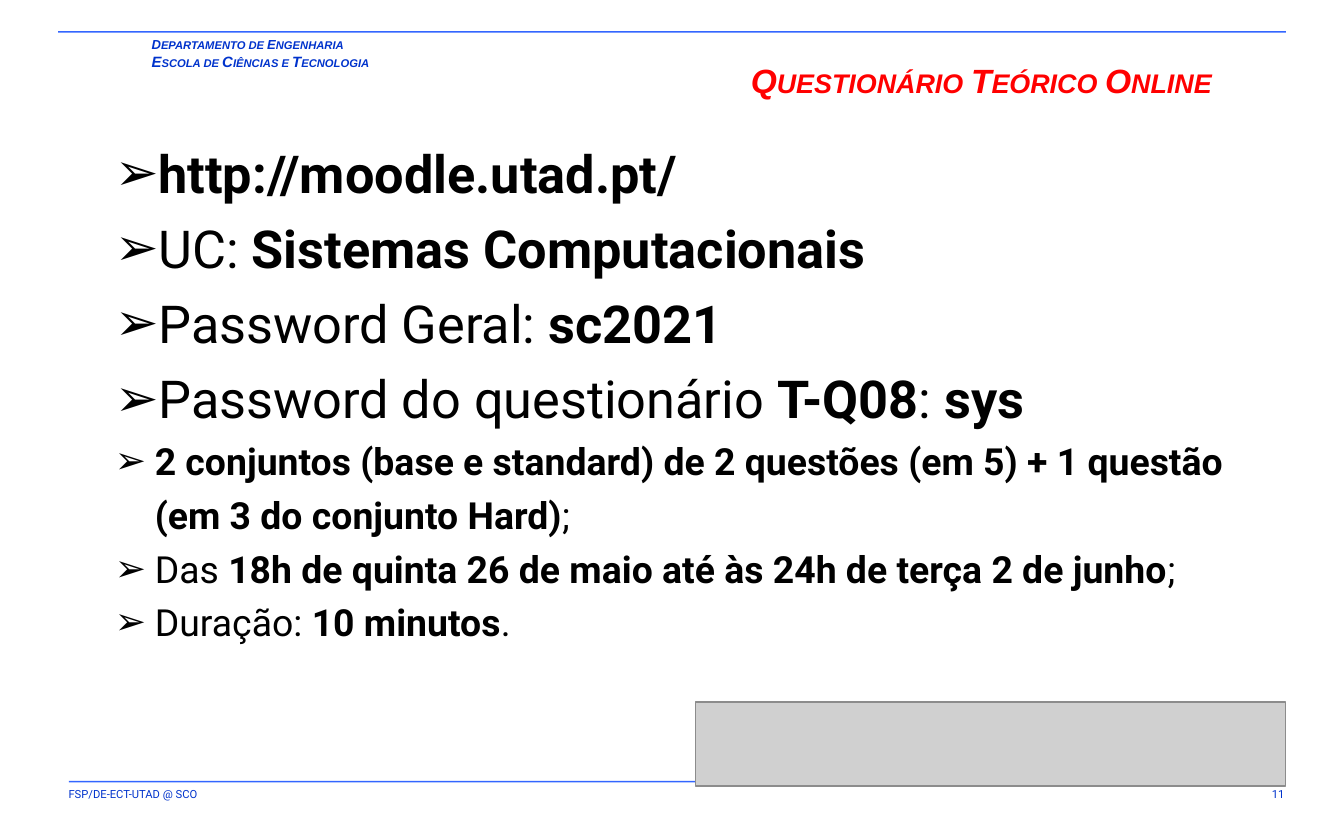
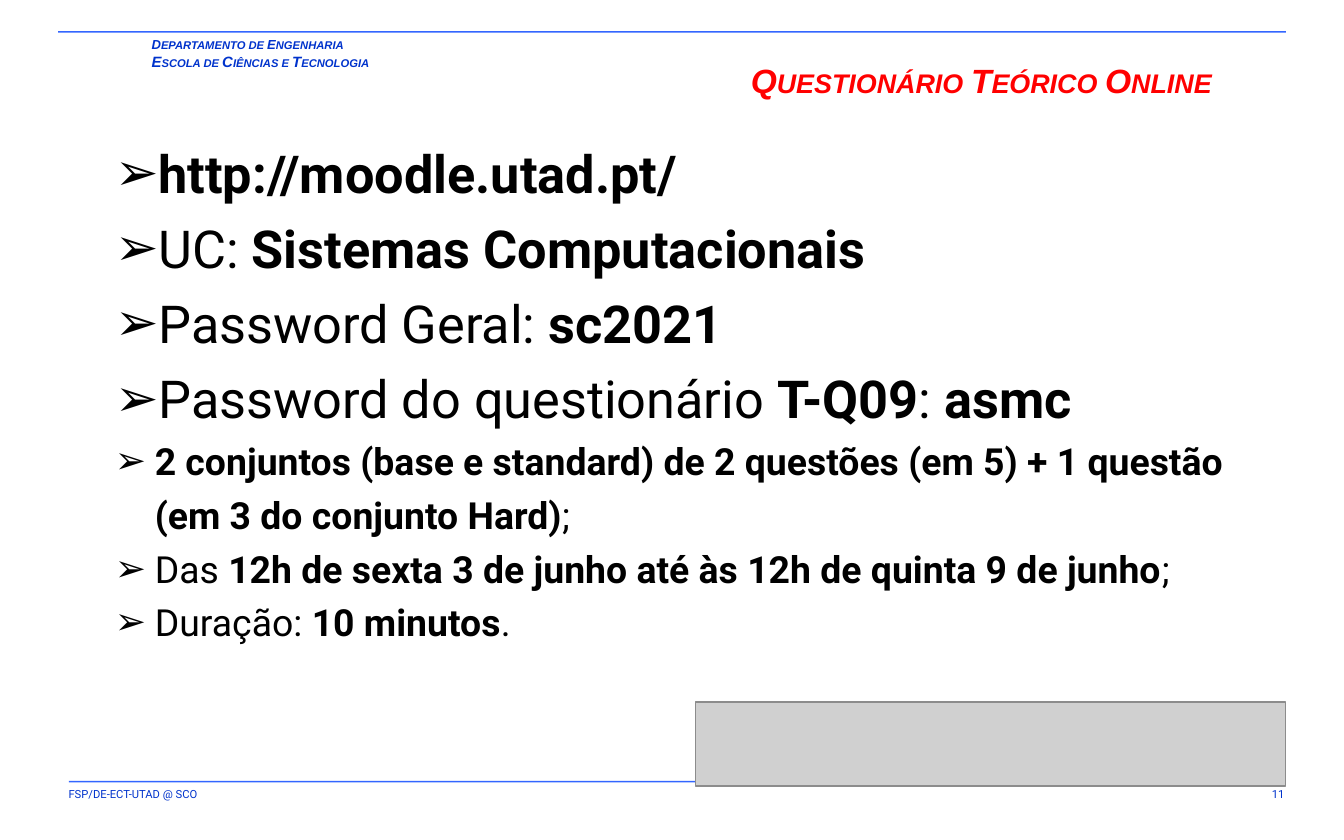
Before and after one commit to fsp864/UTAD-SCO, a slide deck: slide 11 of aulas/t/old/SCO-T2-S05-S06.pptx. Drawn at 1344x840 pixels with LibreOffice and Linux fonts; fonts in the diff are those of the drawing; grey boxes stand for pictures; background and template pictures are left out. Boxes give left, top, right and bottom in pixels: in the first picture for what was removed or moved away, otherwise in the second. Text is boxed around its words. In the diff, an @@ line names an element or a change of style, - is before the commit and + after.

```diff
--- a/aulas/t/old/SCO-T2-S05-S06.pptx
+++ b/aulas/t/old/SCO-T2-S05-S06.pptx
@@ text at box(159, 378, 1071, 429): text changed @@
-  ➢ Password do questionário T-Q08: sys
+  ➢ Password do questionário T-Q09: asmc
@@ text at box(155, 555, 1170, 591): text changed @@
-  ➢ Das 18h de quinta 26 de maio até às 24h de terça 2 de junho;
+  ➢ Das 12h de sexta 3 de junho até às 12h de quinta 9 de junho;
```
Also in this commit, not shown: 25 other files.
